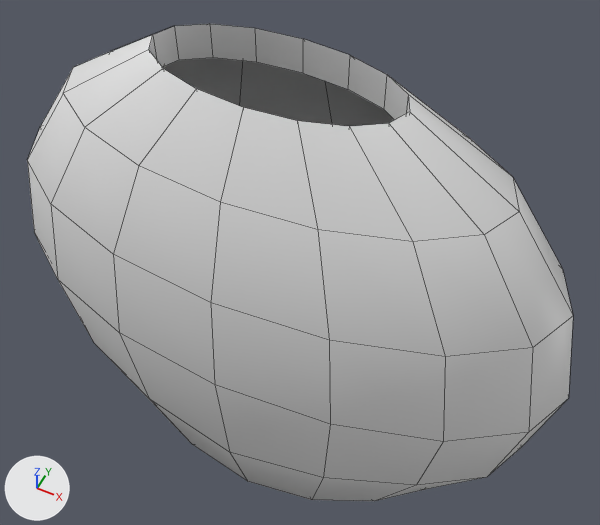
A saved change to the FBX model Assets/_Project/Art/Models/Environments/Props/MESH_FlowerPot_Round.fbx.
Camera for both pictures: a 50 mm lens placed at (0.0729, -0.1335, 0.2583), pointed at (0.002, 0.0084, 0.0809). Lighting does not change. The marker at lower left points along +X, +Y and +Z. Mesh edges are drawn as thin lines.

The first picture shows 'FlowerPot_Round'.
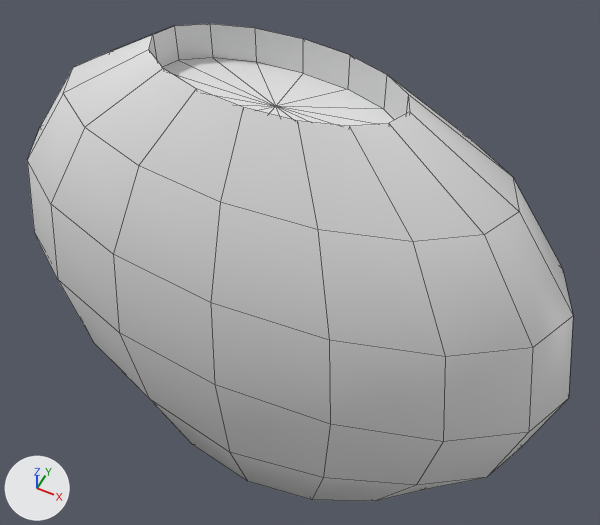
Where the change shows, as pixel boxes (x1, y1, x2, y2) in the pictures (600 x 525 px):
```json
{"part": 1, "of": "me_sphere", "change": "added", "after": [163, 58, 394, 126]}
```

The change, as JSON lines over the scene's bpy script:
```json
{"block": "me_sphere", "where": "# used by ob_flowerpot_round; location = (0.0, 0.0, 0.0)"}
{"op": "remove", "block": "me_sphere", "code": "me_sphere.from_pydata(...)  # 129 vertices, 128 faces; spans x -0.082..0.082, y -0.037..0.037, z -0.001..0.151"}
{"op": "add", "block": "me_sphere", "code": "me_sphere.from_pydata(...)  # 130 vertices, 144 faces; spans x -0.082..0.082, y -0.037..0.037, z -0.001..0.151"}
{"block": "me_sphere", "change": "me_sphere part 1"}
{"block": "me_sphere", "change": "1 vertex is added at (0.0, 0.0, 0.141)"}
{"block": "me_sphere", "change": "16 new faces join them"}
```
